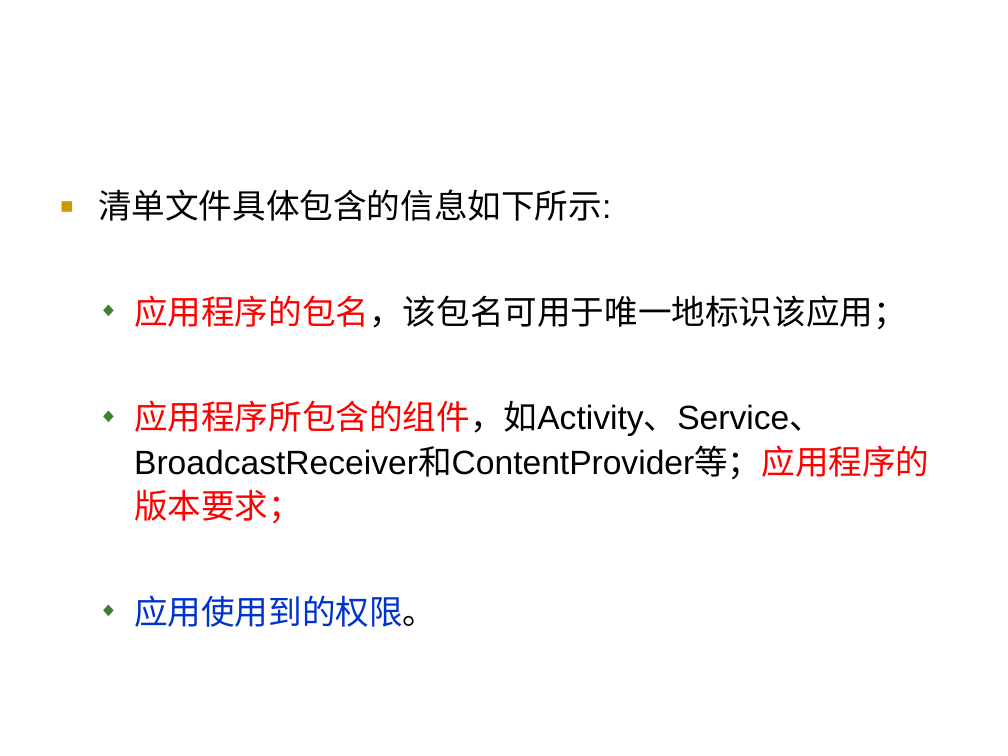
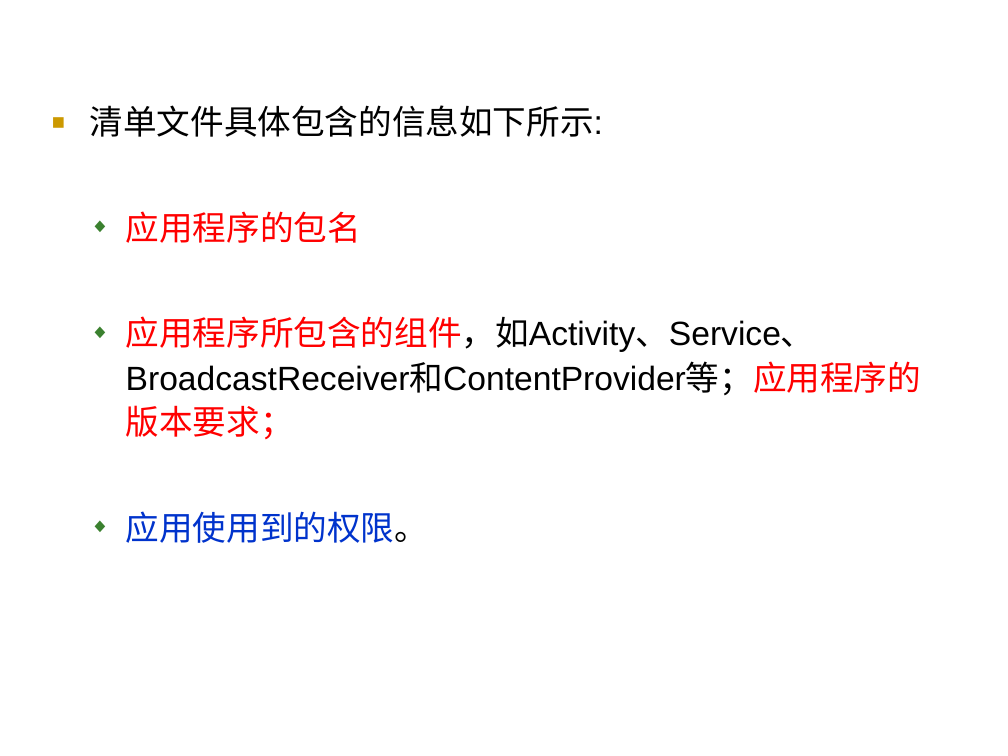
Before and after one commit to arnold117/AndroidProgramming, a slide deck: slide 64 of slides/第二讲 Android入门和简单程序设计.ppt (slide 32 before the commit). Drawn at 1008x756 pixels with LibreOffice and Linux fonts; fonts in the diff are those of the drawing. Boxes give left, top, right and bottom in pixels: in the first picture for what was removed or moved away, otherwise in the second. Text is boxed around its words. In the diff, an @@ line names an element or a change of style, - is before the commit and + after.

```diff
--- a/slides/第二讲 Android入门和简单程序设计.ppt
+++ b/slides/第二讲 Android入门和简单程序设计.ppt
@@ text "清单文件具体包含的信息如下所示:": place and size @@
-text "清单文件具体包含的信息如下所示:" at [98, 189, 929, 627]
+text "清单文件具体包含的信息如下所示:" at [90, 105, 921, 543]
@@ text at [126, 211, 361, 243]: text changed; text colour #000000 to #FF0000 @@
-  ◆ 应用程序的包名，该包名可用于唯一地标识该应用；
+  ◆ 应用程序的包名
```
Also in this commit, not shown: 12 other slides changed, 10 slides added, 8 slides removed, 1 other file.
